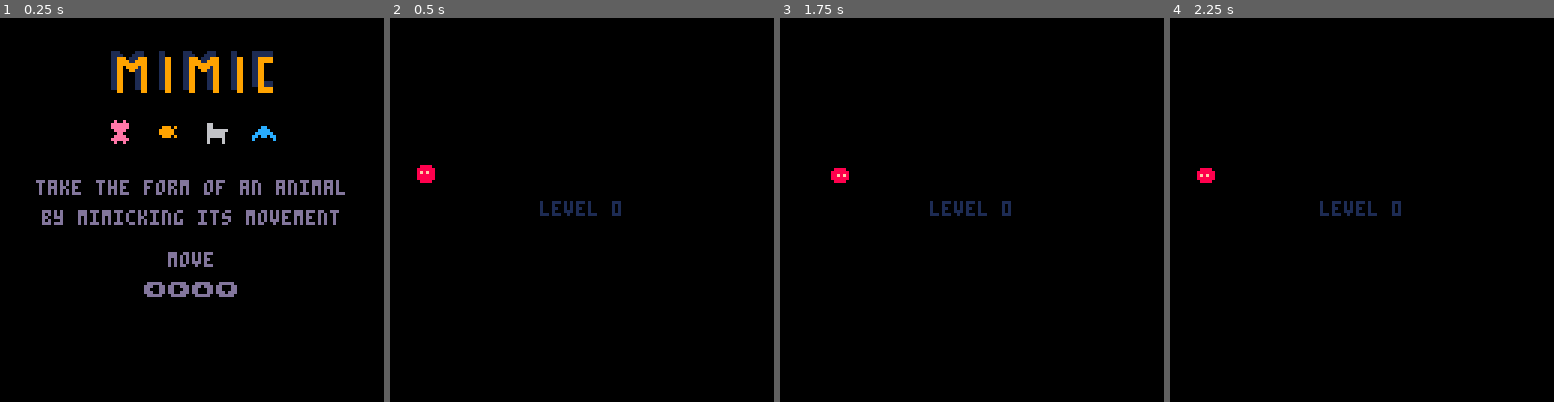
Above: before the commit, frames 1-4 (left to right).
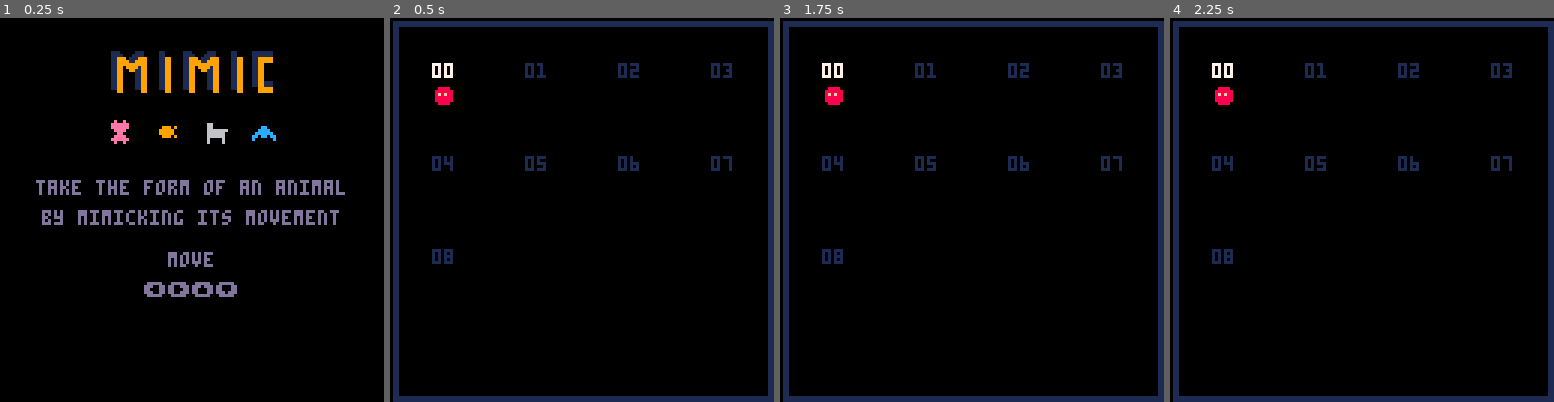
Above: after the commit, the same moments.

Repository: sourencho/mimic
Game: PICO-8 cartridge mimic.p8
Same seed, same stepped clock (60 frames per second), same inputs: the game is played once before the commit and once after it.
Inputs:
- Up to frame 1 (0.25 s): no input
- Up to frame 2 (0.5 s): tap X (X key) at 0.33 s
- Up to frame 3 (1.75 s): tap O (Z key) at 0.7, 1.7 s; tap X (X key) at 1.07 s; hold Right from 1.6 s (still down)
- Up to frame 4 (2.25 s): tap X (X key) at 1.85 s; release Right at 2.1 s; tap O (Z key) at 2.1 s; hold Up from 2.15 s (still down)

Frame 1 is identical in both runs. In frame 2, 8.0% of the frame differs, in the area x 0-100%, y 0-100%; in frame 3, 8.0%; in frame 4, 8.0%.

Commit message:
Add nicer level splash

Diff:
--- a/mimic.p8
+++ b/mimic.p8
@@ -992,6 +992,45 @@
     print(won_text, 38, vcenter(won_text)+20, 14)
 end
 
+function draw_level_splash_2(l)
+    --cls(7)
+    local txt_clr
+    local box_clr = 1
+    local margin = 2
+    local padding = 1
+    local size = 29
+    local row = 0
+    local col = 0
+    local x, y
+    local level_text
+
+    -- border
+    rect(1,1,127,127,box_clr)
+    rect(2,2,126,126,box_clr)
+
+    for i=0,level_count-1 do
+        -- coord
+        x = margin + (row % 4) * (size + 2 * padding)
+        y = margin + col * (size + 2 * padding)
+
+        -- text
+        level_text = i
+        if (i < 10) level_text = "0"..level_text
+        if (i == l) then txt_clr = 7 else txt_clr = 1 end
+
+        -- draw
+        -- rect(x + padding, y + padding, x + size, y + size, box_clr)
+        -- circ(x + padding + size/2, y + padding + size/2, size / 2, box_clr)
+        print(level_text, x + size/2 - 2, y + size/2 - 1, txt_clr)
+        if (i == l) spr(pl.spr, x + size/2 - 2, y + size/2 + 6)
+
+        -- update
+        row += 1
+        col = flr(row / 4)
+    end
+    draw_particles()
+end
+
 function draw_level_splash(l)
     draw_actor(pl)
     draw_particles()
@@ -1216,7 +1255,7 @@
 function draw_play()
     cls()
     if game.tick - game.level_end_tick < 50 then
-        draw_level_splash(game.level)
+        draw_level_splash_2(game.level)
     else
         draw_level()
         draw_player_trail()
